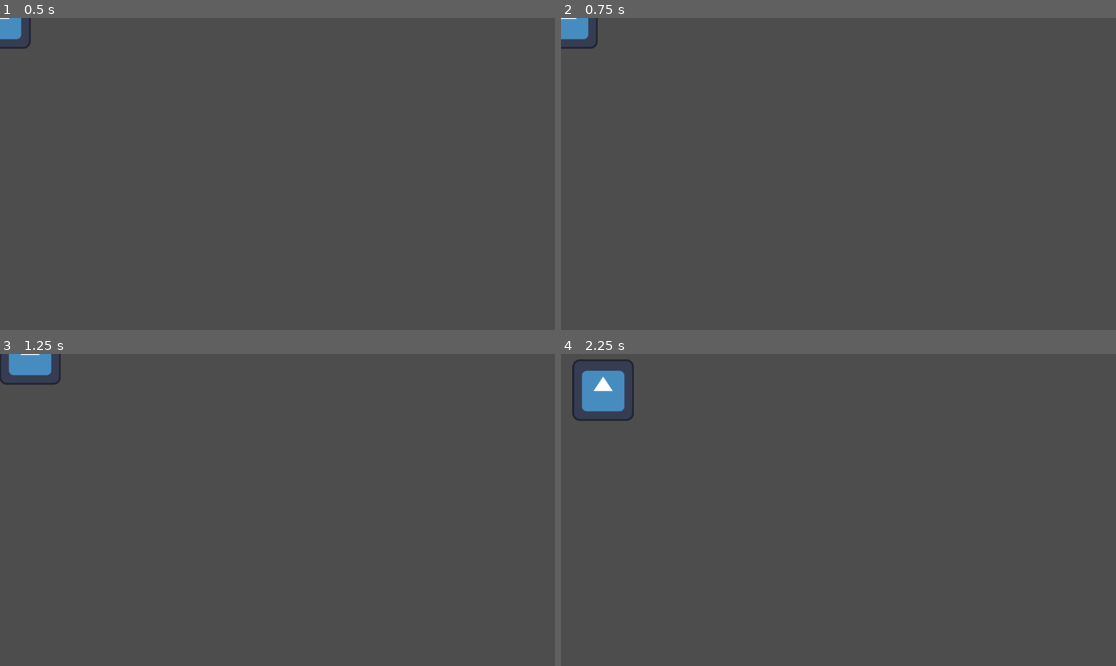
Above: before the commit, frames 1-4 (two rows, left to right).
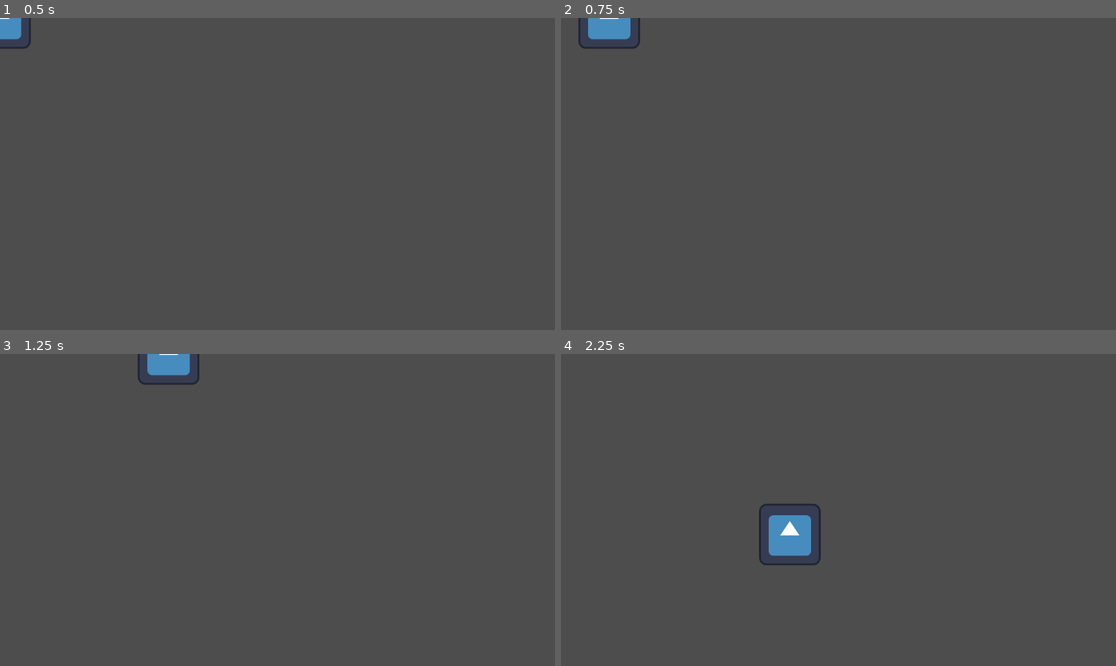
Above: after the commit, the same moments.

Repository: AlexRavelo/PrometheusGame
Game: Godot game, scene res://test_scene.tscn
Same seed, same stepped clock (60 frames per second), same inputs: the game is played once before the commit and once after it. The engine's default icon, where the game draws it, is replaced by a stand-in: a white triangle on a blue panel in a dark square.
Inputs:
- Up to frame 1 (0.5 s): no input
- Up to frame 2 (0.75 s): tap Enter at 0.5 s; hold Right (Right) from 0.53 s (still down)
- Up to frame 3 (1.25 s): keep holding Right (Right)
- Up to frame 4 (2.25 s): release Right (Right) at 1.28 s; hold Down (Down) 1.28-2.03 s; hold Right (Right) from 2.03 s (still down)

Frame 1 is identical in both runs. In frame 2, 1.0% of the frame differs, in the area x 0-15%, y 0-10%; in frame 3, 1.3%; in frame 4, 2.6%, in the area x 2-47%, y 1-68%.

Commit message:
movement ??

Diff:
--- a/assets/code/baseEntity.gd
+++ b/assets/code/baseEntity.gd
@@ -7,7 +7,7 @@
 @export var current_health: int:
 	set(value):
 		clamp(value, 0, max_health)
-@export var base_speed: float = 10.0 # Might want to make an int to be consistent but float might be better for calcs
+@export var base_speed: float = 500.0 # Might want to make an int to be consistent but float might be better for calcs
 @export var base_damage: int = 10
 
 
--- a/assets/code/basePlayer.gd
+++ b/assets/code/basePlayer.gd
@@ -1,5 +1,4 @@
 extends BaseEntity
-
 
 # Called when the node enters the scene tree for the first time.
 func _ready():
@@ -10,8 +9,8 @@
 func _process(delta):
 	var direction: Vector2 = Input.get_vector("Left","Right","Up","Down")
 
-	velocity.x = move_toward(velocity.x, direction.x*100, base_speed)
-	velocity.y = move_toward(velocity.y, direction.y*100, base_speed)
+	velocity.x = move_toward(velocity.x, direction.x*base_speed, base_speed)
+	velocity.y = move_toward(velocity.y, direction.y*base_speed, base_speed)
 
 
 	move_and_slide()
